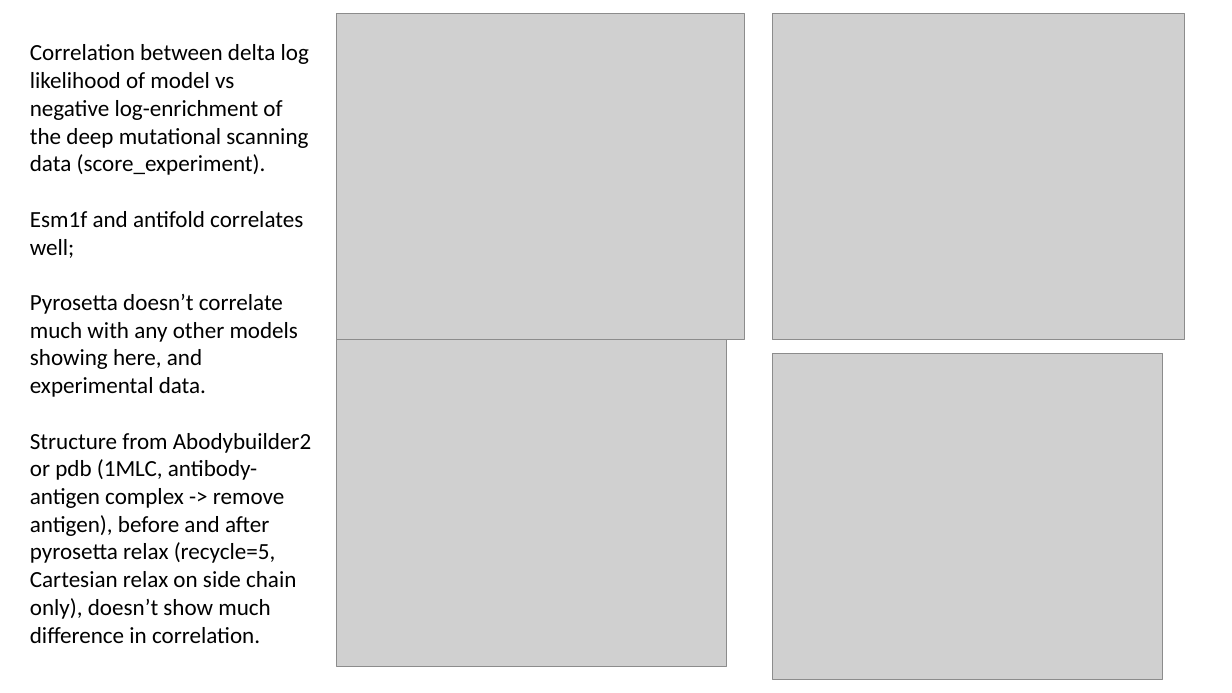
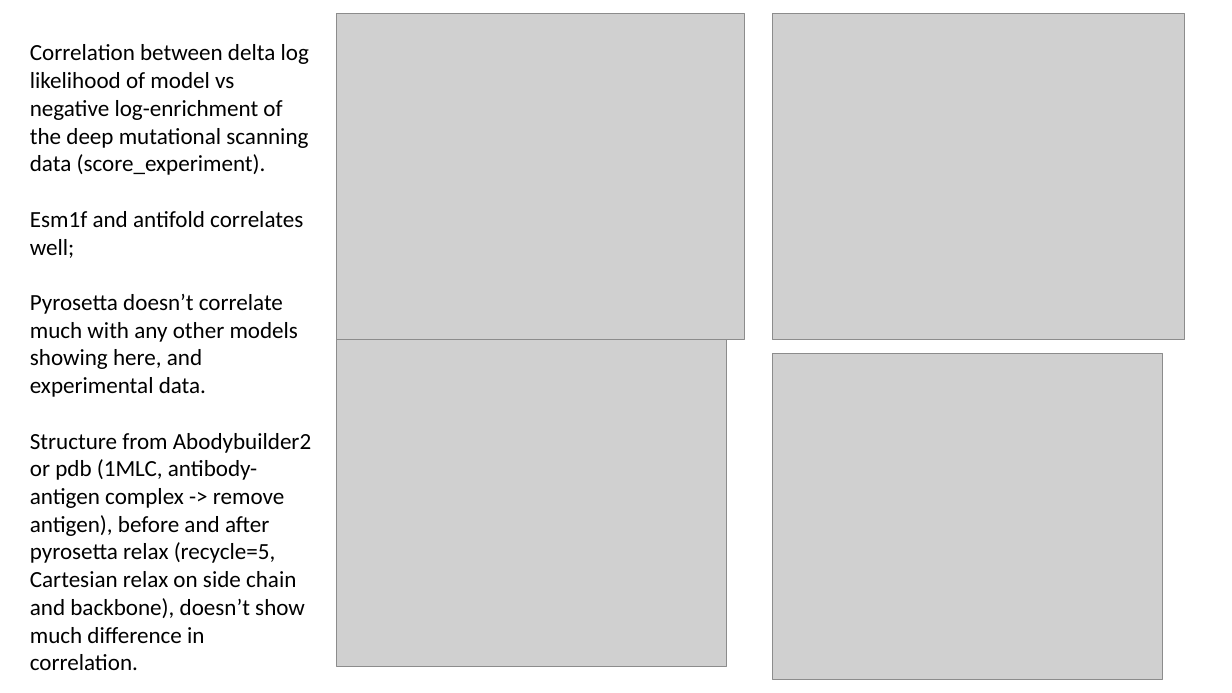
Before and after one commit to WenyueDai/Benchmark_point_mutation_antibody_VHH, a slide deck: slide 1 of benchmark_results/playground_mAb_DMS/1MLC_point_mutation.pptx. Drawn at 1232x693 pixels with LibreOffice and Linux fonts; fonts in the diff are those of the drawing; grey boxes stand for pictures. Boxes give left, top, right and bottom in pixels: in the first picture for what was removed or moved away, otherwise in the second. Text is boxed around its words. In the diff, an @@ line names an element or a change of style, - is before the commit and + after.

```diff
--- a/benchmark_results/playground_mAb_DMS/1MLC_point_mutation.pptx
+++ b/benchmark_results/playground_mAb_DMS/1MLC_point_mutation.pptx
@@ text at [30,433,311,670]: text changed @@
-Structure from Abodybuilder2 or pdb (1MLC, antibody-antigen complex -> remove antigen), before and after pyrosetta relax (recycle=5, Cartesian relax on side chain only), doesn’t show much difference in correlation.
+Structure from Abodybuilder2 or pdb (1MLC, antibody-antigen complex -> remove antigen), before and after pyrosetta relax (recycle=5, Cartesian relax on side chain and backbone), doesn’t show much difference in correlation.
```
Also in this commit, not shown: 4 other slides changed, 17 other files.
